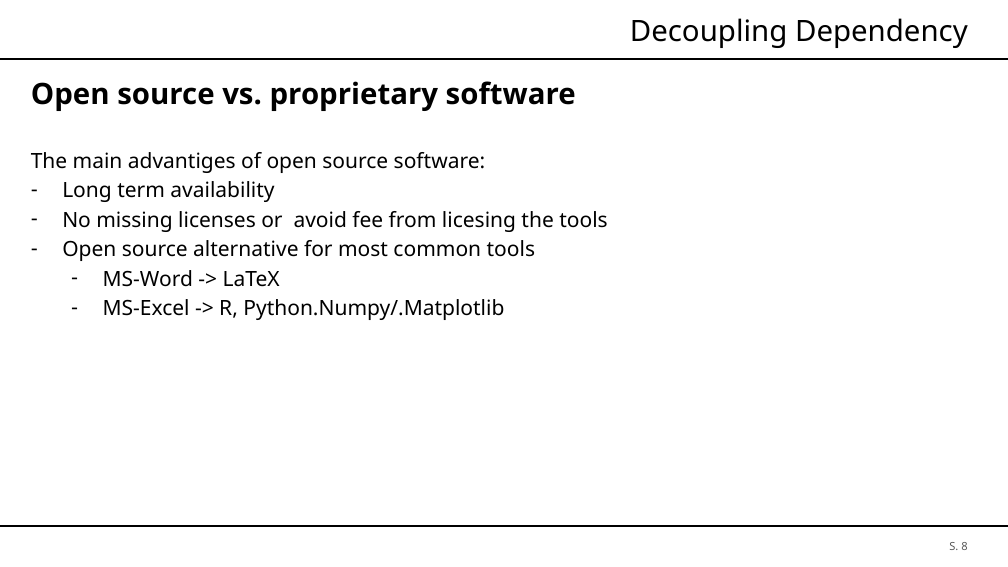
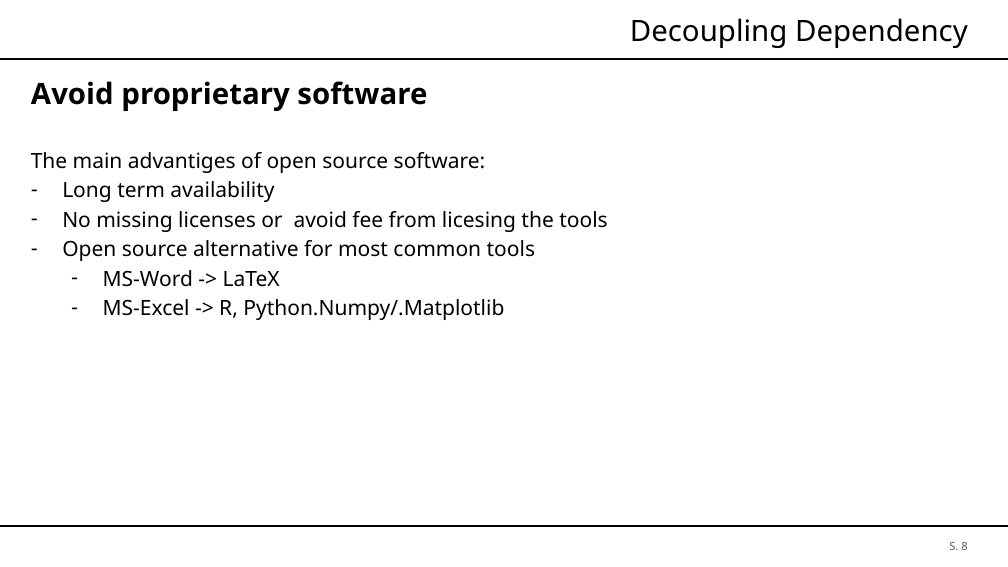
Before and after one commit to brt30696/REPRO_Rraesentation, a slide deck: slide 8 of Präsentation.pptx. Drawn at 1008x567 pixels with LibreOffice and Linux fonts; fonts in the diff are those of the drawing; background and template pictures are left out. Boxes give left, top, right and bottom in pixels: in the first picture for what was removed or moved away, otherwise in the second. Text is boxed around its words. In the diff, an @@ line names an element or a change of style, - is before the commit and + after.

```diff
--- a/Präsentation.pptx
+++ b/Präsentation.pptx
@@ text at bbox=[31, 81, 427, 111]: text changed @@
-Open source vs. proprietary software
+Avoid proprietary software
```
Also in this commit, not shown: 1 other slide changed.
